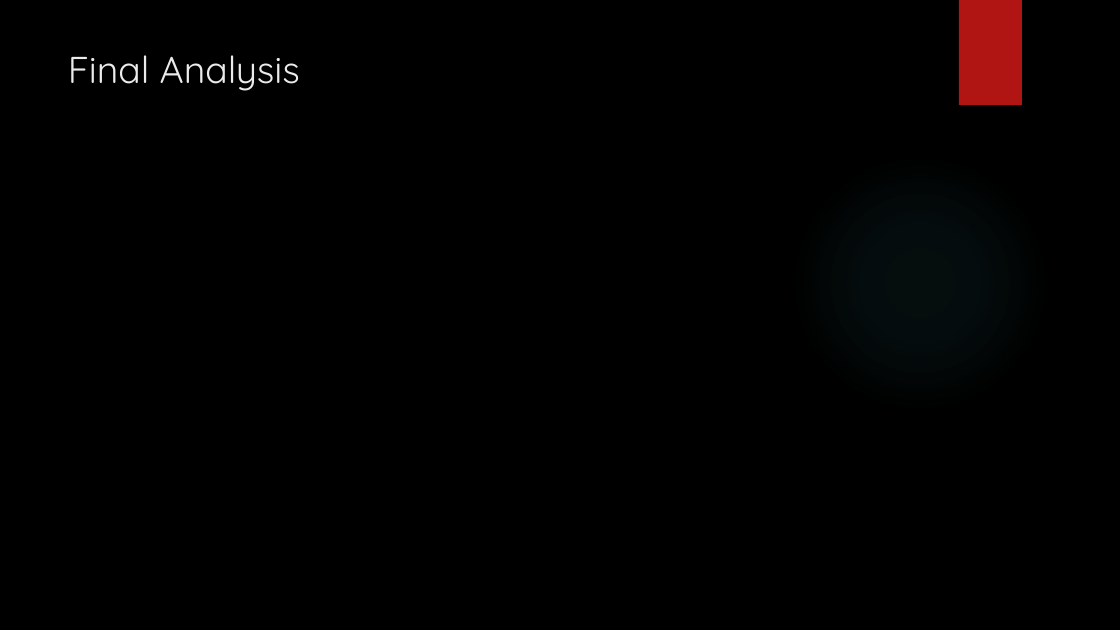
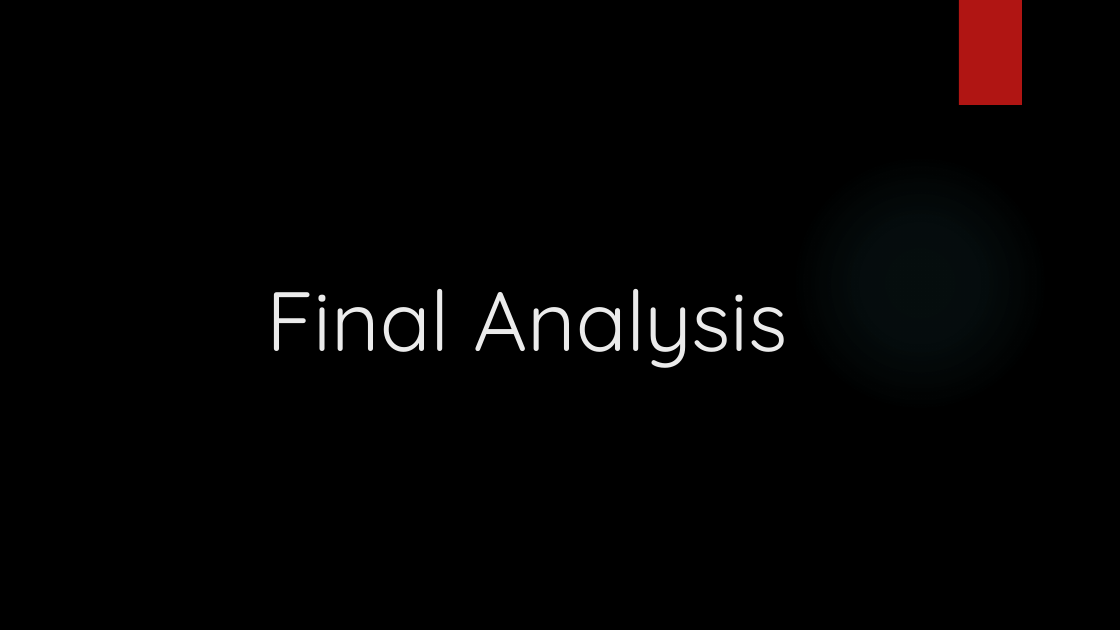
Before and after one commit to kevinbsc/FinalProject, a slide deck: slide 15 of FINAL_presentation_iphone_galaxy.pptx (slide 13 before the commit). Drawn at 1120x630 pixels with LibreOffice and Linux fonts; fonts in the diff are those of the drawing; background and template pictures are left out. Boxes give left, top, right and bottom in pixels: in the first picture for what was removed or moved away, otherwise in the second. Text is boxed around its words. In the diff, an @@ line names an element or a change of style, - is before the commit and + after.

```diff
--- a/FINAL_presentation_iphone_galaxy.pptx
+++ b/FINAL_presentation_iphone_galaxy.pptx
@@ title "Final Analysis" moved from (x1=68, y1=55, x2=300, y2=91) to (x1=266, y1=289, x2=788, y2=368) @@
@@ title "Final Analysis" at (x1=266, y1=289, x2=788, y2=368): size 32 to 72 pt; alignment left to centre; vertical alignment top to bottom @@
```
Also in this commit, not shown: 1 other slide changed, 8 slides added, 1 other file.
